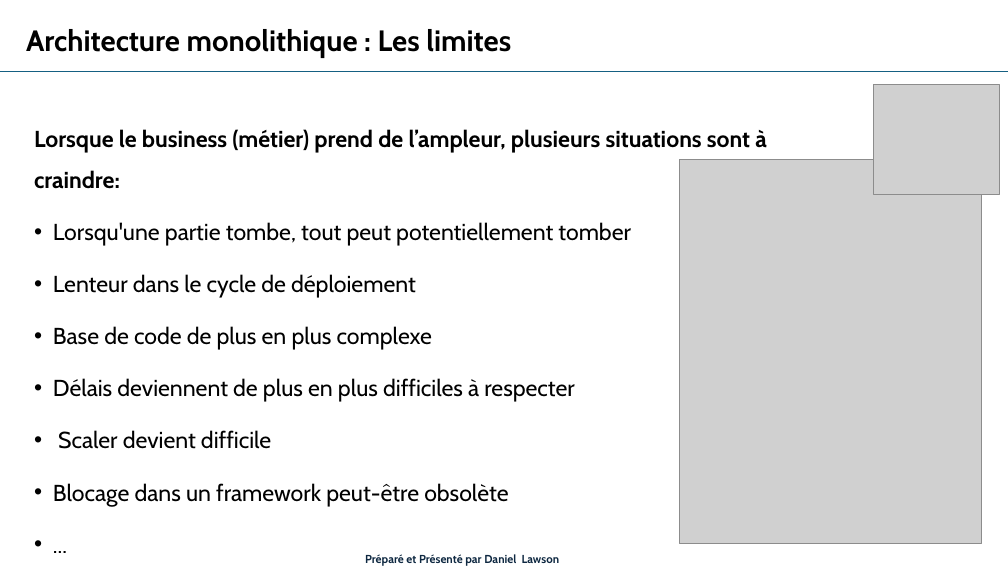
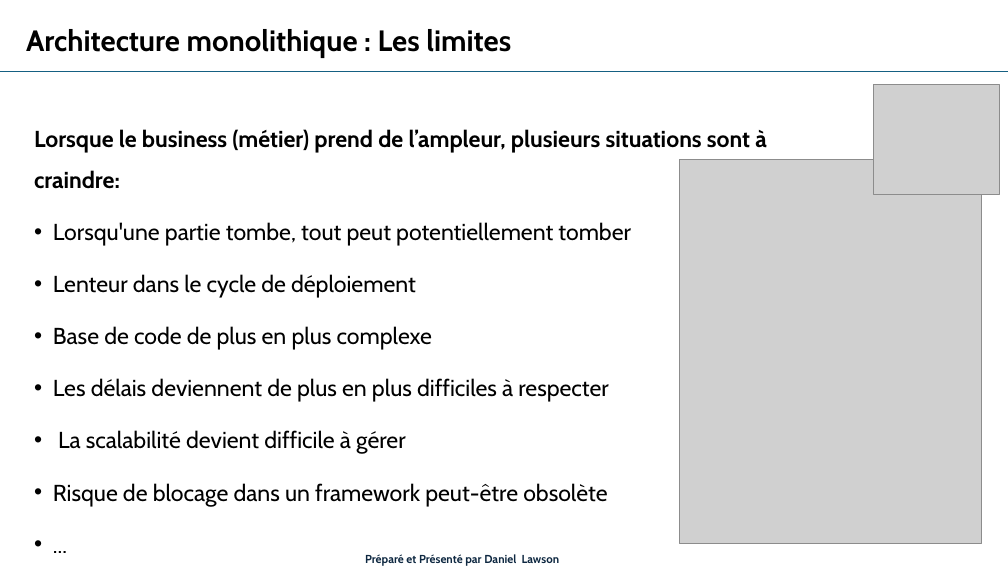
Before and after one commit to danylaws/microservices-course-efrei, a slide deck: slide 7 of Mod-1_introduction-aux-microservices/Mod-1_introduction-to-microservices.pptx. Drawn at 1008x567 pixels with LibreOffice and Linux fonts; fonts in the diff are those of the drawing; grey boxes stand for pictures. Boxes give left, top, right and bottom in pixels: in the first picture for what was removed or moved away, otherwise in the second. Text is boxed around its words. In the diff, an @@ line names an element or a change of style, - is before the commit and + after.

```diff
--- a/Mod-1_introduction-aux-microservices/Mod-1_introduction-to-microservices.pptx
+++ b/Mod-1_introduction-aux-microservices/Mod-1_introduction-to-microservices.pptx
@@ text at [53, 378, 608, 507]: text changed @@
-• Délais deviennent de plus en plus difficiles à respecter
-• Scaler devient difficile
-• Blocage dans un framework peut-être obsolète
+• Les délais deviennent de plus en plus difficiles à respecter
+• La scalabilité devient difficile à gérer
+• Risque de blocage dans un framework peut-être obsolète
```
Also in this commit, not shown: 5 other slides changed, 3 other files.
